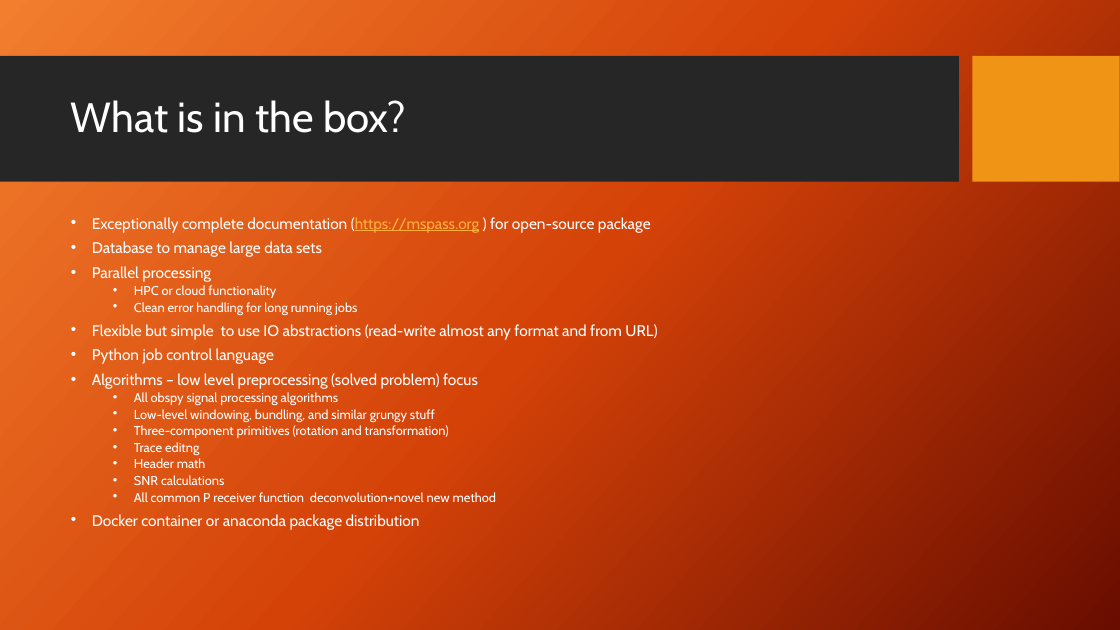
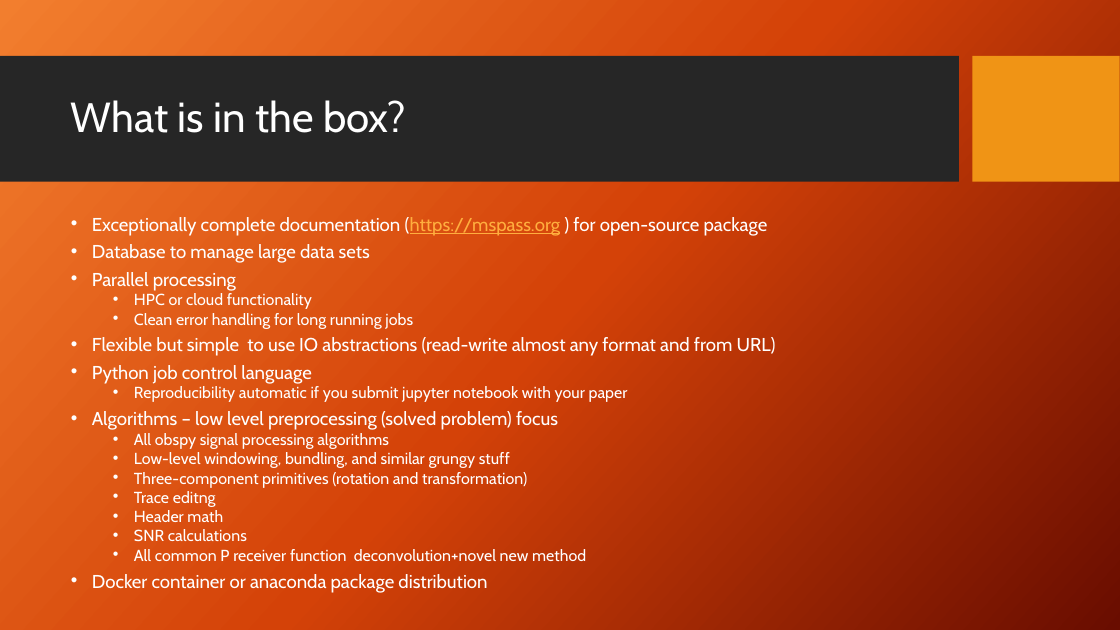
Before and after one commit to mspass-team/mspass_tutorial, a slide deck: slide 8 of SCOPED_2024/MsPASS_Overview.pptx (slide 4 before the commit). Drawn at 1120x630 pixels with LibreOffice and Linux fonts; fonts in the diff are those of the drawing; background and template pictures are left out. Boxes give left, top, right and bottom in pixels: in the first picture for what was removed or moved away, otherwise in the second. Text is boxed around its words. In the diff, an @@ line names an element or a change of style, - is before the commit and + after.

```diff
--- a/SCOPED_2024/MsPASS_Overview.pptx
+++ b/SCOPED_2024/MsPASS_Overview.pptx
@@ text at (x1=92, y1=217, x2=776, y2=593): size 13.2 to 16 pt in "Exceptionally complete documentation (https://mspass.org ) f ...", "Database to manage large data sets", "Parallel processing", "Flexible but simple to use IO abstractions ..." and 3 more places; size 11 to 13.8 pt in "HPC or cloud functionality", "Clean error handling for long running jobs", "All obspy signal processing algorithms", "Low-level windowing, bundling, and similar grungy stuff" and 5 more places @@
@@ text at (x1=134, y1=386, x2=628, y2=402): paragraph added @@
+  • Reproducibility automatic if you submit jupyter notebook with your paper
```
Also in this commit, not shown: 7 other slides changed, 1 slide removed, 2 other files.
